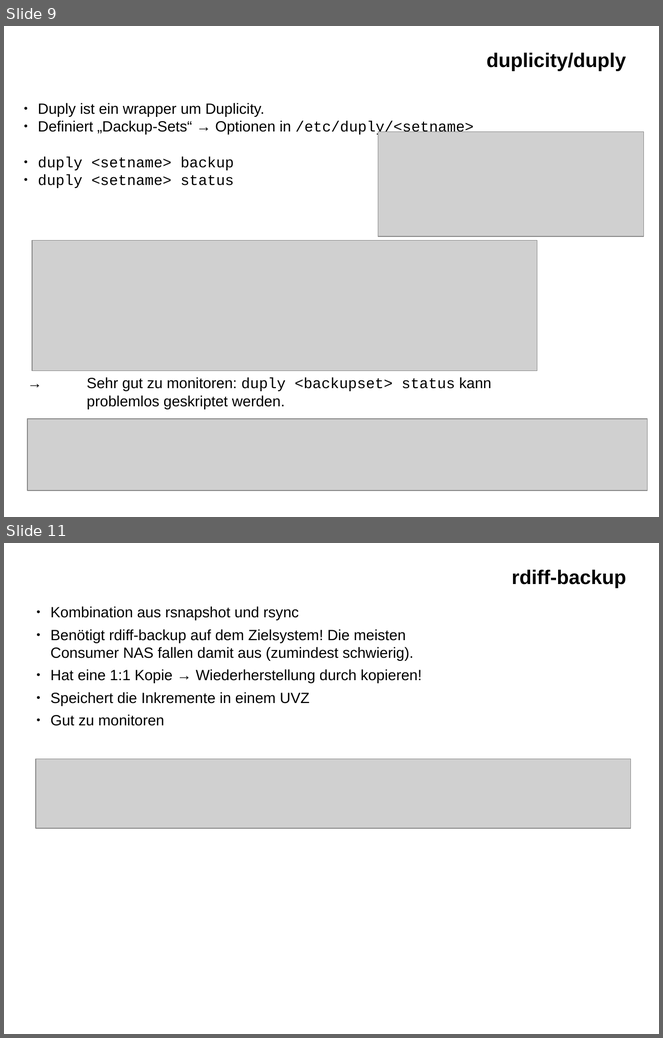
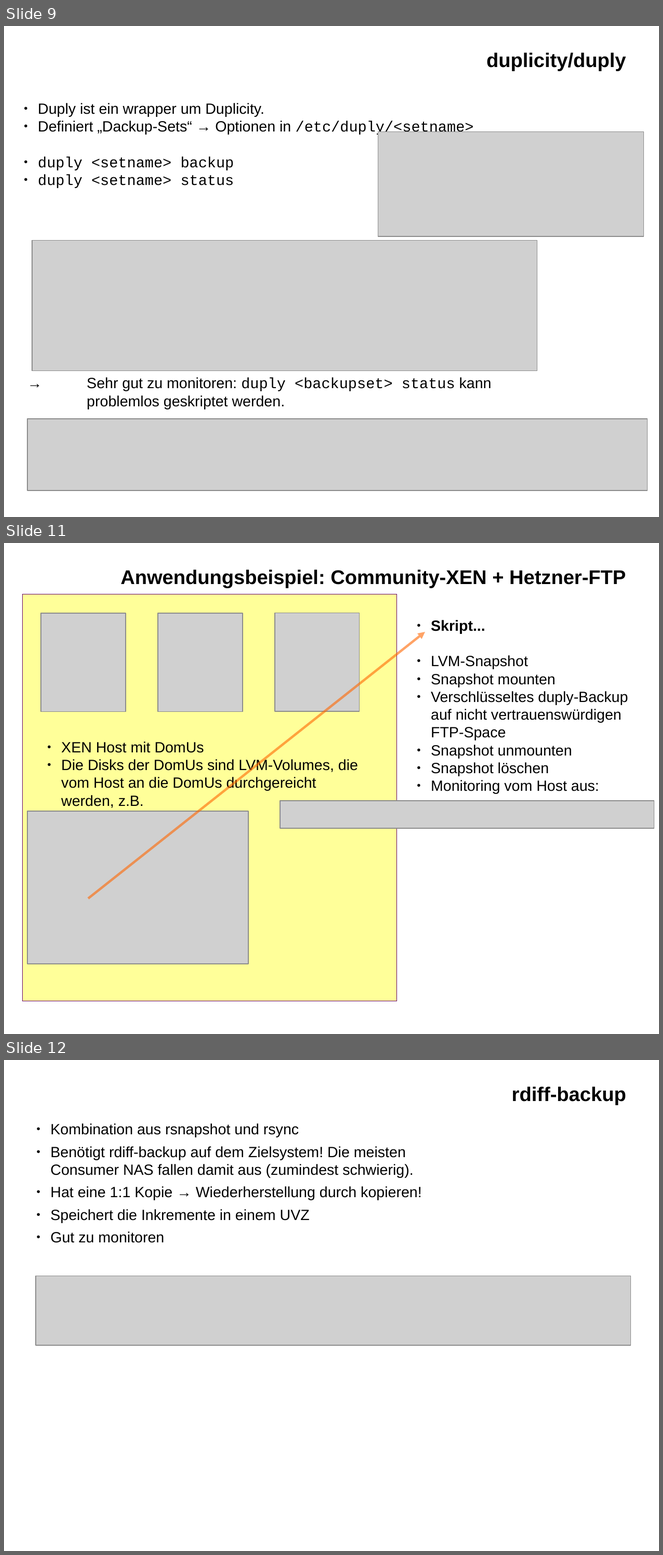
Before and after one commit to ironiemix/lfb-linuxworkshop17, a slide deck: FileBackup/file_backup.odp. Shown one above the other, each under a label of ours: slides 9 and 11 before the commit, slides 9, 11 and 12 after it; the slides between them are not shown. The pictures are 663x1038 and 663x1555 pixels, drawn with LibreOffice and Linux fonts; fonts in the diff are those of the drawing; grey boxes stand for pictures. Boxes give left, top, right and bottom in pixels: in the first picture for what was removed or moved away, otherwise in the second. Text is boxed around its words. In the diff, an @@ line names an element or a change of style, - is before the commit and + after.

```diff
--- a/FileBackup/file_backup.odp
+++ b/FileBackup/file_backup.odp
@@ slide 11 added at (4, 543, 659, 1034), background #FFFFFF @@
@@ title added at (120, 570, 626, 588), 24 pt, text #000000, bold @@
+Anwendungsbeispiel: Community-XEN + Hetzner-FTP
@@ rectangle added at (22, 594, 397, 1002), fill #FFFF99, outline #660066 0 pt @@
@@ picture added at (41, 613, 126, 712) @@
@@ picture added at (158, 613, 243, 712) @@
@@ picture added at (275, 613, 360, 712) @@
@@ arrow added from (88, 899) to (426, 632), #FF6600 2.83 pt @@
@@ text added at (431, 655, 628, 794), 18 pt, text #000000 @@
+● Skript...
+● LVM-Snapshot
+● Snapshot mounten
+● Verschlüsseltes duply-Backup auf nicht vertrauenswürdigen FTP-Space
+● Snapshot unmounten
+● Snapshot löschen
+● Monitoring vom Host aus:
@@ text added at (61, 742, 358, 808), 18 pt, text #000000 @@
+● XEN Host mit DomUs
+● Die Disks der DomUs sind LVM-Volumes, die
+  vom Host an die DomUs durchgereicht werden, z.B.
@@ picture added at (281, 801, 655, 828) @@
@@ picture added at (27, 811, 248, 964) @@
@@ what was slide 11 is now slide 12 @@
```
Also in this commit, not shown: 1 slide changed, 3 other files.
